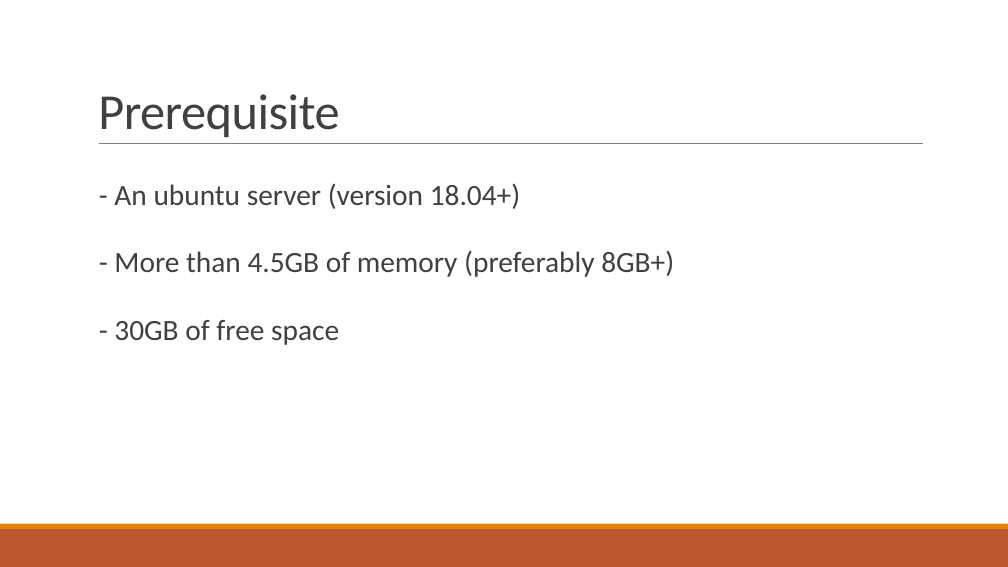
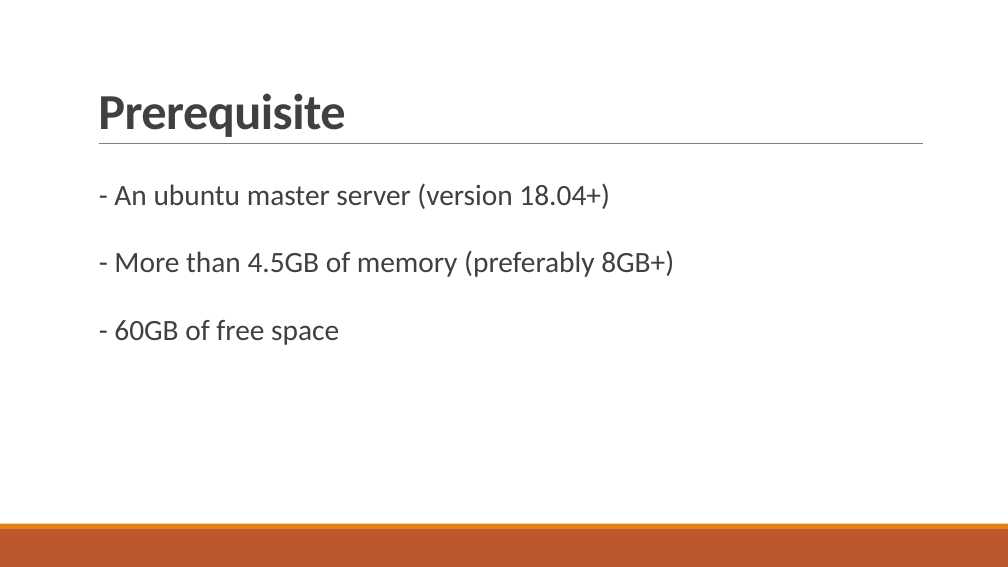
Before and after one commit to Beomsu-Seo/graduation-thesis, a slide deck: slide 2 of docs/Building Kubernetes From Source.pptx. Drawn at 1008x567 pixels with LibreOffice and Linux fonts; fonts in the diff are those of the drawing. Boxes give left, top, right and bottom in pixels: in the first picture for what was removed or moved away, otherwise in the second. Text is boxed around its words. In the diff, an @@ line names an element or a change of style, - is before the commit and + after.

```diff
--- a/docs/Building Kubernetes From Source.pptx
+++ b/docs/Building Kubernetes From Source.pptx
@@ title "Prerequisite" at [98,93,346,137]: bold on @@
@@ text at [114,183,609,209]: text changed @@
-  - An ubuntu server (version 18.04+)
+  - An ubuntu master server (version 18.04+)
@@ text at [114,320,339,345]: text changed @@
-  - 30GB of free space
+  - 60GB of free space
```
Also in this commit, not shown: 2 other slides changed, 14 slides added, 3 slides removed.
